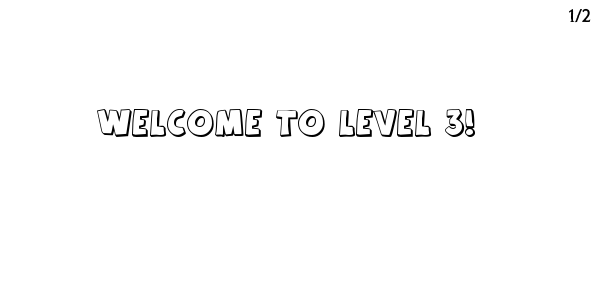
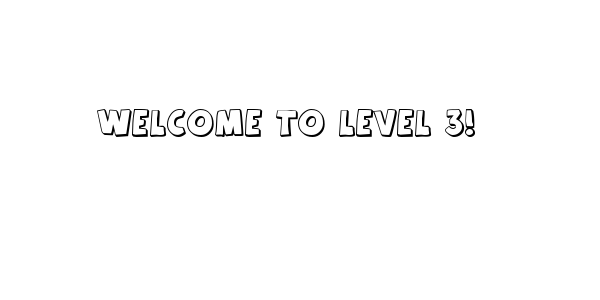
Layered file, before and after one edit (600 x 300). Changes by layer:
painted on "1/2" over [569, 8, 591, 23]
